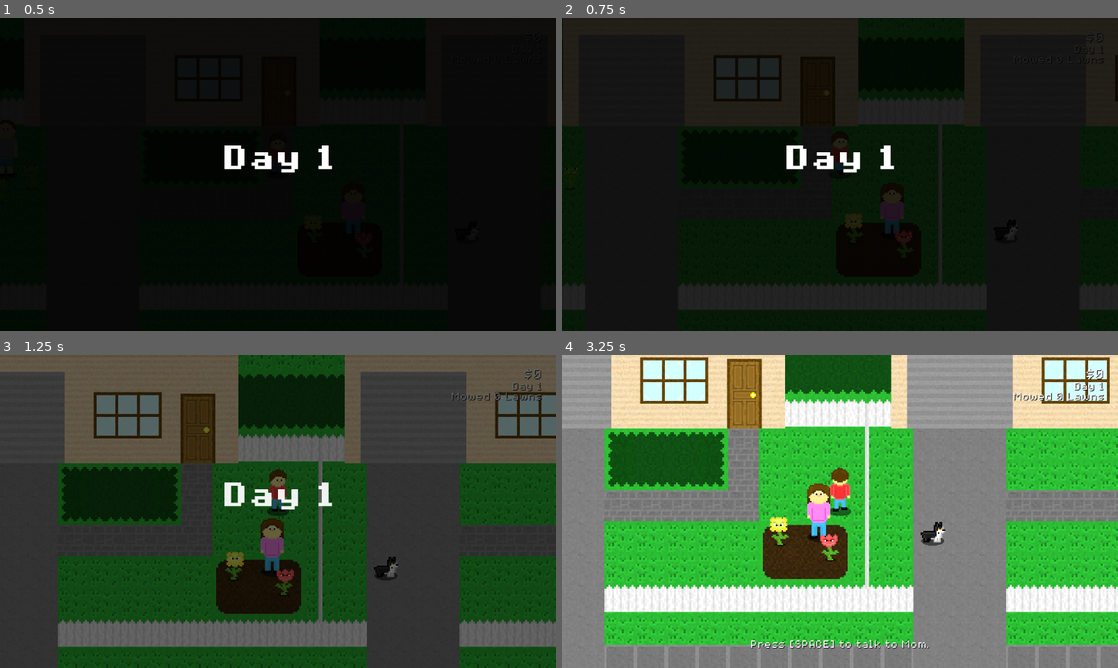
Above: before the commit, frames 1-4 (two rows, left to right).
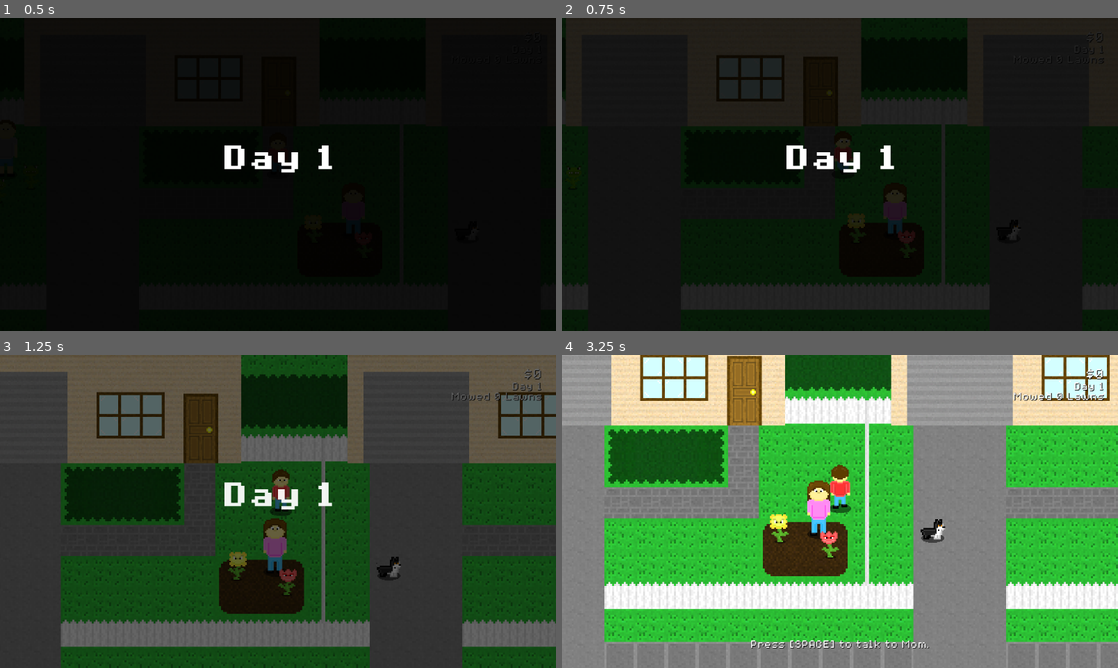
Above: after the commit, the same moments.

Repository: Birb-Games/the-legend-of-the-lawns
Game: Godot game, scene res://scenes/main.tscn
Two runs of this game, one before a commit and one after it. Both use one fixed random seed, a clock stepped at 60 frames per second and the inputs below.
Inputs (mouse positions are in pixels of both pictures, inside the frame that each line leads up to):
- Up to frame 1 (0.5 s): no input
- Up to frame 2 (0.75 s): tap Enter at 0.5 s; move the mouse to (962, 158) at 0.52 s; hold D (move_right) from 0.53 s (still down); tap Space (interact) at 0.6 s
- Up to frame 3 (1.25 s): keep holding D (move_right)
- Up to frame 4 (3.25 s): move the mouse to (728, 527) at 1.27 s; release D (move_right) at 1.28 s; hold S (move_down) 1.28-2.03 s; click (728, 527) at 1.35 s; tap Space (interact) at 2, 2.85 s; move the mouse to (895, 442) at 2.02 s; hold D (move_right) 2.03-2.78 s; hold Right mouse button (shoot_secondary) 2.03-2.78 s; move the mouse to (812, 574) at 2.77 s; hold W (move_up) from 2.78 s (still down)

Frame 1 is identical in both runs. In frame 2, 1.8% of the frame differs, in the area x 0-100%, y 0-86%; in frame 3, 7.0%; in frame 4, 15%, in the area x 0-100%, y 0-94%.

Commit message:
adjusted camera to be less jarring when picking up/releasing the lawn mower

Diff:
--- a/scenes/main.tscn
+++ b/scenes/main.tscn
@@ -22,6 +22,8 @@
 
 [node name="Camera2D" type="Camera2D" parent="Player"]
 zoom = Vector2(4, 4)
+position_smoothing_enabled = true
+position_smoothing_speed = 24.0
 
 [node name="Neighborhood" parent="." instance=ExtResource("3_sugp2")]
 
--- a/scripts/scene_control/main.gd
+++ b/scripts/scene_control/main.gd
@@ -28,6 +28,10 @@
 func _process(delta: float) -> void:
 	update_hud(delta)
 
+	# Reenable camera position smoothing if it was disabled
+	if !$Player/Camera2D.position_smoothing_enabled:
+		$Player/Camera2D.position_smoothing_enabled = true
+
 func advance_day() -> void:
 	neighborhood.update_neighbors()
 	current_day += 1
@@ -46,6 +50,9 @@
 	player.dir = "down"
 	# Set lawn loaded flag
 	lawn_loaded = true
+	# Disable camera position smoothing for a frame so that we do not have any
+	# strange sudden camera movements when we are going into a lawn
+	$Player/Camera2D.position_smoothing_enabled = false
 
 func return_to_neighborhood() -> void:
 	Input.mouse_mode = Input.MOUSE_MODE_CONFINED
@@ -59,6 +66,9 @@
 	current_wage = 0
 	player.dir = "down"
 	lawn_loaded = false
+	# Disable camera position smoothing for a frame so that we do not have any
+	# strange sudden camera movements when we are returning to the neighborhood
+	$Player/Camera2D.position_smoothing_enabled = false
 
 func update_hud_lawn(delta: float) -> void:
 	$HUD/Control/InfoText.show()
